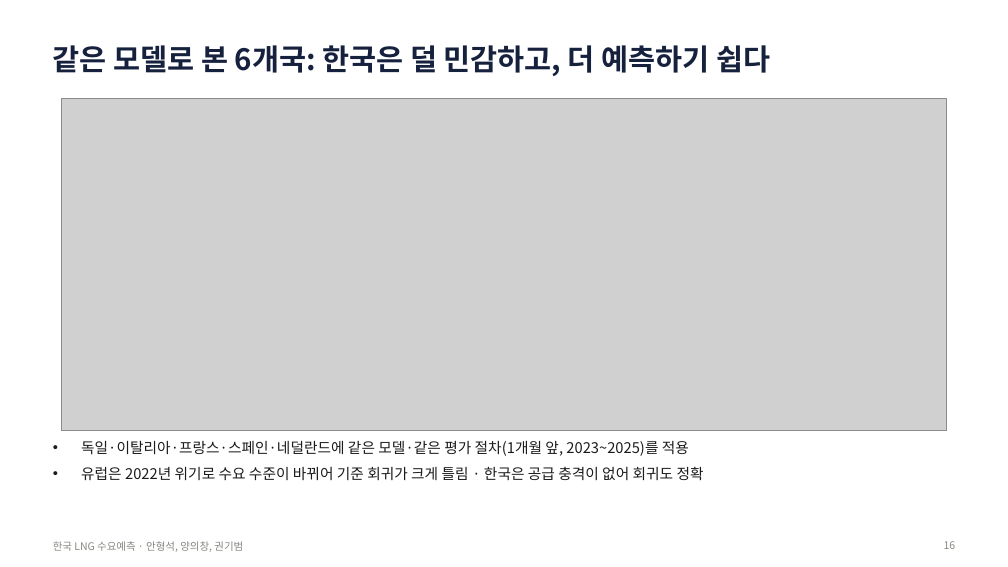
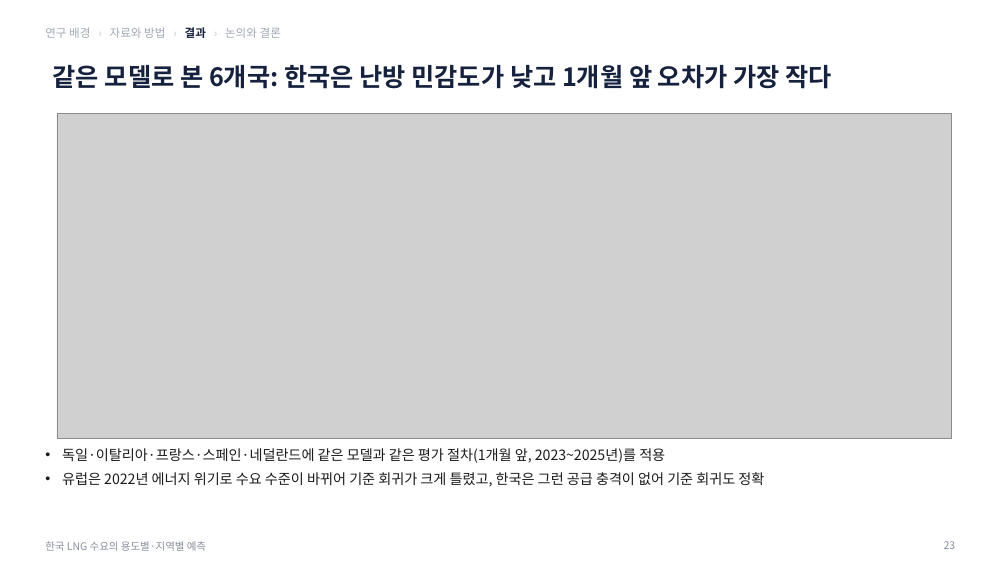
Before and after one commit to seoki0804/LNG_D_F, a slide deck: slide 23 of korea/report/한국_LNG_수요예측_발표.pptx (slide 16 before the commit). Drawn at 1008x567 pixels with LibreOffice and Linux fonts; fonts in the diff are those of the drawing; grey boxes stand for pictures. Boxes give left, top, right and bottom in pixels: in the first picture for what was removed or moved away, otherwise in the second. Text is boxed around its words. In the diff, an @@ line names an element or a change of style, - is before the commit and + after.

```diff
--- a/korea/report/한국_LNG_수요예측_발표.pptx
+++ b/korea/report/한국_LNG_수요예측_발표.pptx
@@ text added at (45, 27, 281, 38), 11 pt, text #A3A9B5 @@
+연구 배경 › 자료와 방법 › 결과 › 논의와 결론
@@ title at (53, 65, 831, 89): text changed; size 28 to 24 pt @@
-같은 모델로 본 6개국: 한국은 덜 민감하고, 더 예측하기 쉽다
+같은 모델로 본 6개국: 한국은 난방 민감도가 낮고 1개월 앞 오차가 가장 작다
@@ picture: place and size @@
-picture at (61, 98, 947, 431)
+picture at (57, 113, 951, 439)
@@ text at (62, 448, 764, 487): text changed; size 14 to 13.5 pt @@
-• 독일·이탈리아·프랑스·스페인·네덜란드에 같은 모델·같은 평가 절차(1개월 앞, 2023~2025)를 적용
-• 유럽은 2022년 위기로 수요 수준이 바뀌어 기준 회귀가 크게 틀림 · 한국은 공급 충격이 없어 회귀도 정확
+• 독일·이탈리아·프랑스·스페인·네덜란드에 같은 모델과 같은 평가 절차(1개월 앞, 2023~2025년)를 적용
+• 유럽은 2022년 에너지 위기로 수요 수준이 바뀌어 기준 회귀가 크게 틀렸고, 한국은 그런 공급 충격이 없어 기준 회귀도 정확
@@ text at (45, 541, 206, 551): text changed; text colour #898781 to #8A8F9C @@
-한국 LNG 수요예측 · 안형석, 양의창, 권기범
+한국 LNG 수요의 용도별·지역별 예측
@@ page number at (944, 541, 956, 549): text changed; text colour #898781 to #8A8F9C @@
-16
+23
```
Also in this commit, not shown: 8 other slides changed, 24 slides added, 10 slides removed, 30 other files.
